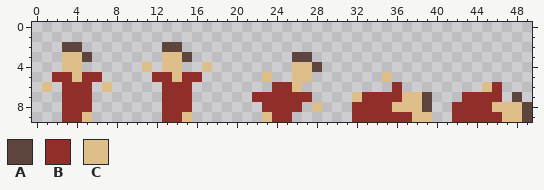
One commit to this pixel-art sprite: Assets/Art/Characters/novelist_spritesheet.png. Above, as it was before the edit.
The file is 50x10 pixels.
Palette (. is transparent): A #5d453e  B #902e29  C #debf89
Pixels before, first column x 1:
 2 ..AA........AA...................................
 3 ..CCA.......CCA..........AA......................
 4 ..CC......C.CC..C........CCA.....................
 5 .BBCBB.....BBCBB......C..CC.......C..............
 6 C.BBB.C.....BBB........BBC.........B........CB...
 7 ..BBB.......BBB......BBBBBB....CBBBBCCA...BBBB.A.
 8 ..BBB.......BBB.......BBBB.C...BBBBCCCA..BBBBCCCA
 9 ..BBC.......BBC.......CBB......BBBBBBCC..BBBBBCCA
The same view after the edit:
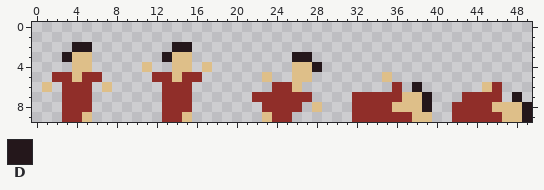
Colours new in this view: D #24171b
The exact change:
Changed rows in their new state; - is an unchanged pixel.
first column x 3:
 2 .DD-------.DD----------------------------------
 3 D-C-------D-C----------DD----------------------
 4 .-C-------.-C------------D---------------------
 6 -----------------------------------D-----------
 7 -----------------------------B------D--------D-
 8 ------------------------------------D---------D
 9 ----------------------------------------------D
